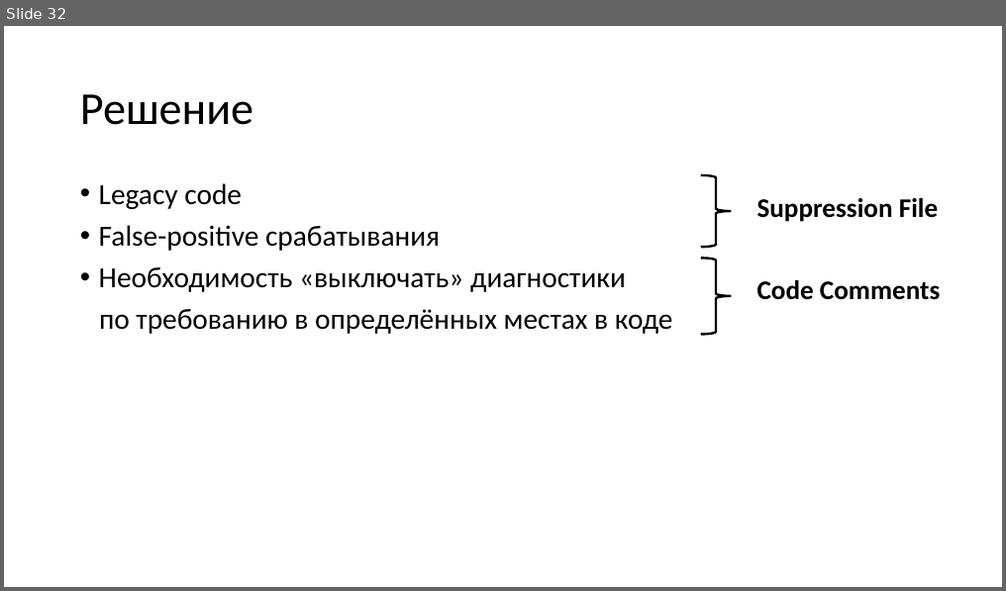
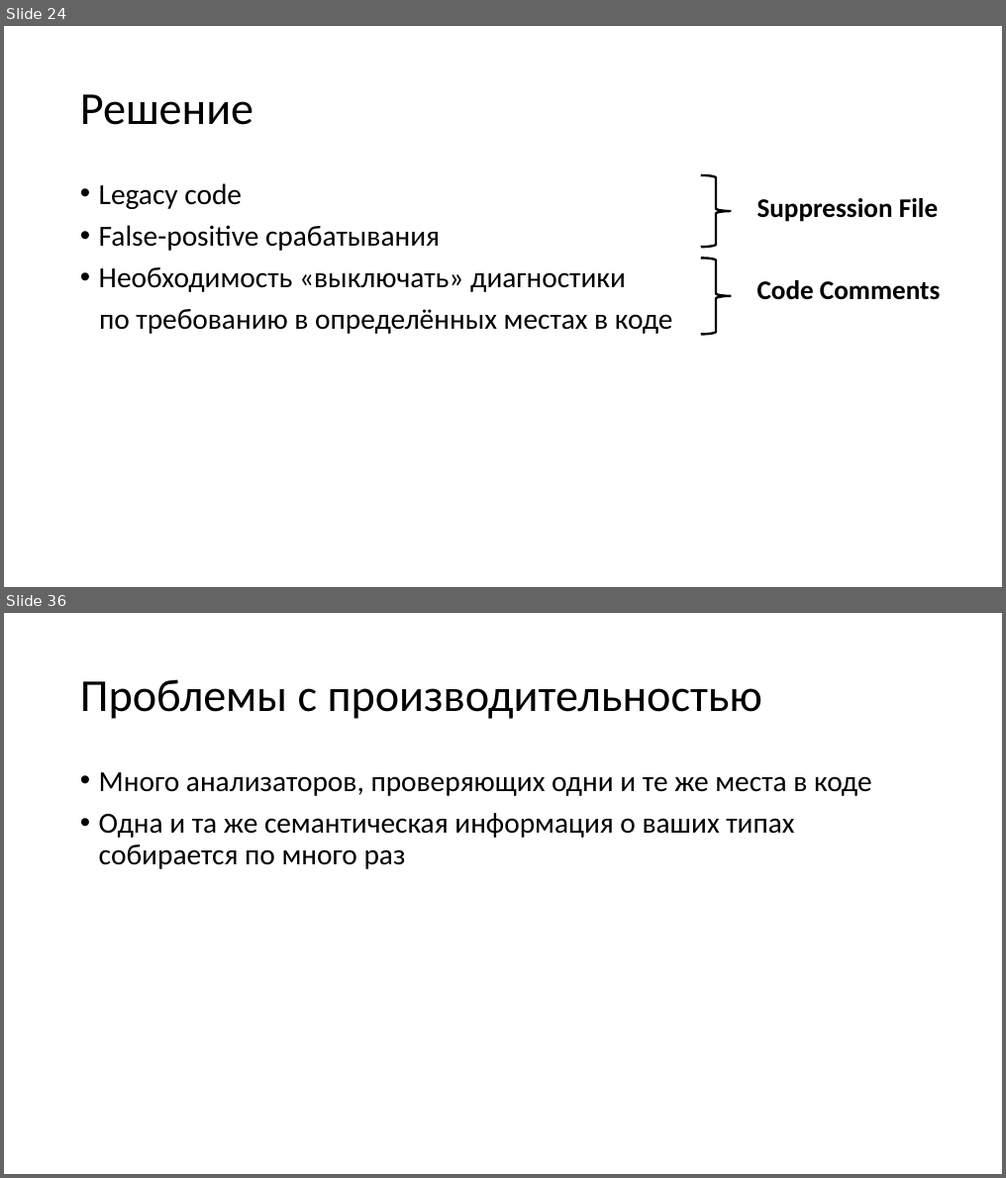
Before and after one commit to dropsonic/dotNext2019_slides, a slide deck: Roslyn - mastering static code analysis.pptx. Shown one above the other, each under a label of ours: slide 32 before the commit, slides 24 and 36 after it; the slides between them are not shown. The pictures are 1006x591 and 1006x1178 pixels, drawn with LibreOffice and Linux fonts; fonts in the diff are those of the drawing. Boxes give left, top, right and bottom in pixels: in the first picture for what was removed or moved away, otherwise in the second. Text is boxed around its words. In the diff, an @@ line names an element or a change of style, - is before the commit and + after.

```diff
--- a/Roslyn - mastering static code analysis.pptx
+++ b/Roslyn - mastering static code analysis.pptx
@@ slide 36 added at [4, 613, 1002, 1174], background #FFFFFF @@
@@ title added at [80, 679, 762, 719], 44 pt, text #000000 @@
+Проблемы с производительностью
@@ text added at [99, 772, 872, 869], 28 pt, text #000000 @@
+• Много анализаторов, проверяющих одни и те же места в коде
+• Одна и та же семантическая информация о ваших типах собирается по много раз
@@ what was slide 32 is now slide 24 @@
```
Also in this commit, not shown: 10 slides changed, 17 other slides added, 8 slides removed, 3 other files.
